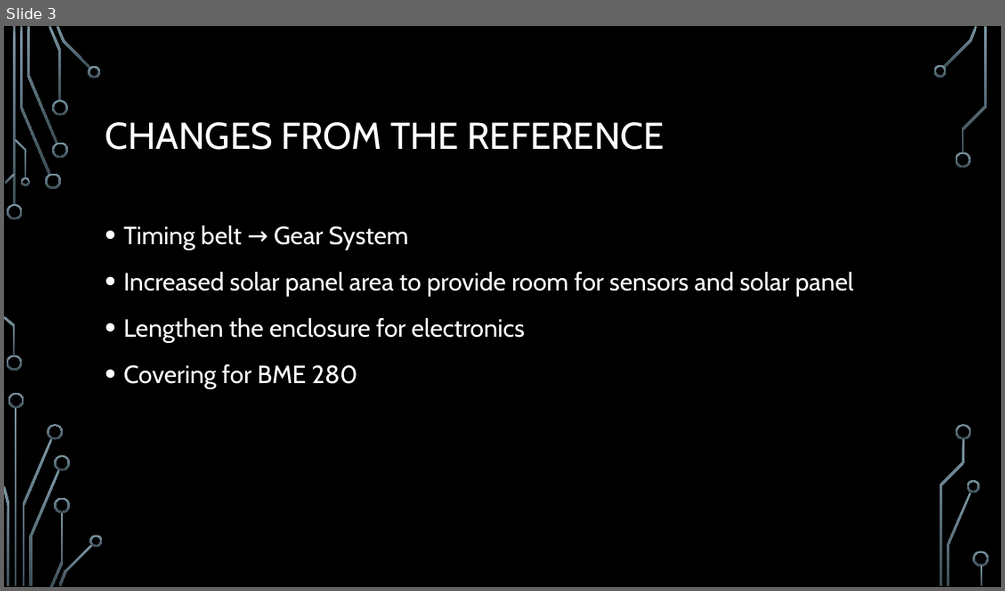
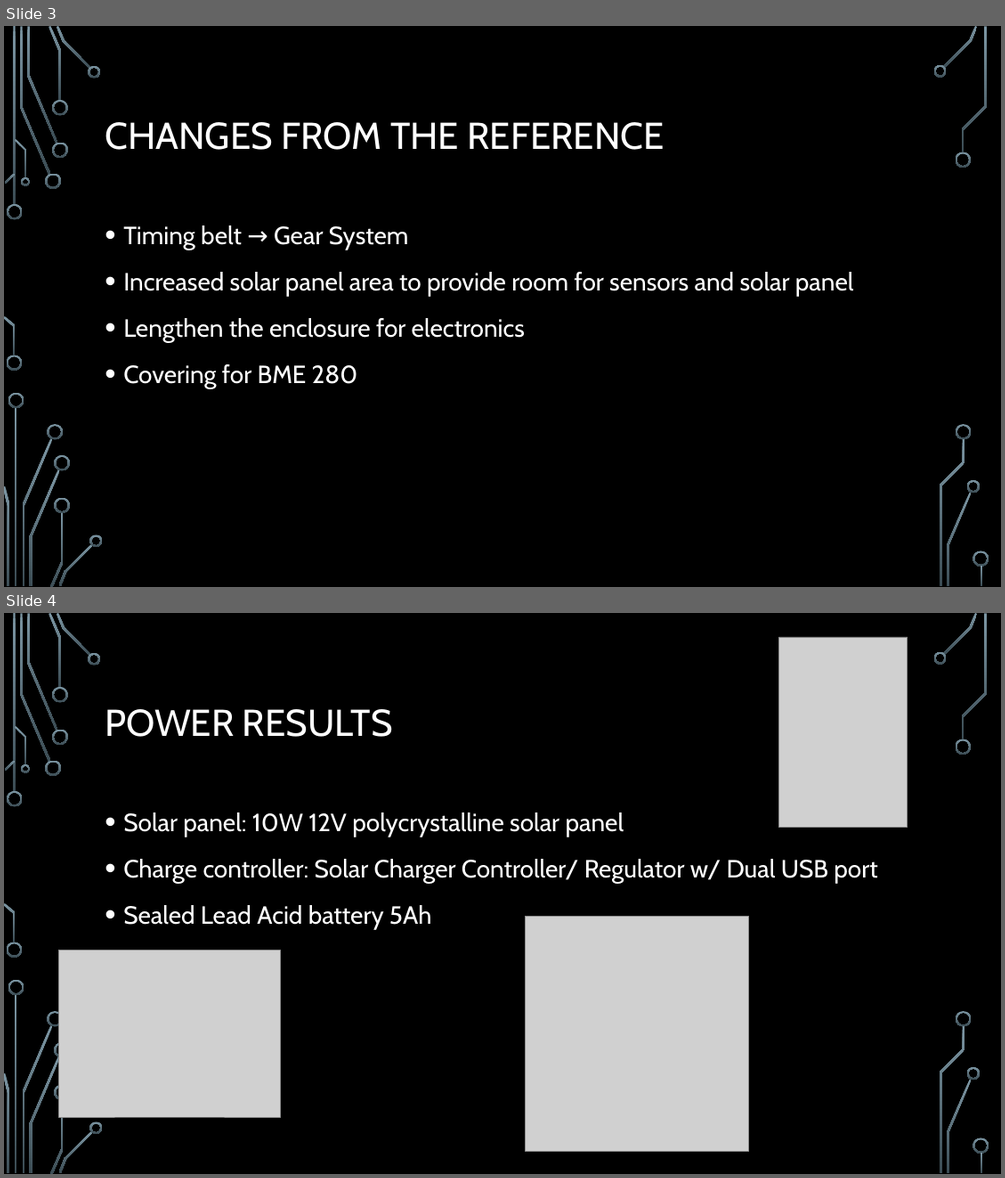
Before and after one commit to mrtbaggins95/SAWS, a slide deck: ResultsPresentation/EE400D SAWS Presentation 28102017.pptx. Shown one above the other, each under a label of ours: slide 3 before the commit, slides 3 and 4 after it. The pictures are 1005x591 and 1005x1178 pixels, drawn with LibreOffice and Linux fonts; fonts in the diff are those of the drawing; grey boxes stand for pictures; background and template pictures are left out. Boxes give left, top, right and bottom in pixels: in the first picture for what was removed or moved away, otherwise in the second. Text is boxed around its words. In the diff, an @@ line names an element or a change of style, - is before the commit and + after.

Commit message:
power results
added the power components of our system. added a power flow diagram

```diff
--- a/ResultsPresentation/EE400D SAWS Presentation 28102017.pptx
+++ b/ResultsPresentation/EE400D SAWS Presentation 28102017.pptx
@@ slide 4 added at (x1=4, y1=613, x2=1001, y2=1174), background picture (left out); not listed: 36 template elements that a slide beside it also shows @@
@@ picture added at (x1=778, y1=637, x2=907, y2=827) @@
@@ title added at (x1=105, y1=709, x2=393, y2=737), 36 pt, text #FFFFFF @@
+POWER RESULTS
@@ text added at (x1=123, y1=812, x2=877, y2=930), 24 pt, text #FFFFFF @@
+• Solar panel: 10W 12V polycrystalline solar panel
+• Charge controller: Solar Charger Controller/ Regulator w/ Dual USB port
+• Sealed Lead Acid battery 5Ah
@@ picture added at (x1=526, y1=916, x2=749, y2=1151) @@
@@ picture added at (x1=59, y1=950, x2=281, y2=1117) @@
```
Also in this commit, not shown: 1 other slide added, 10 other files.
